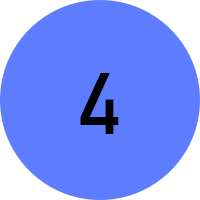
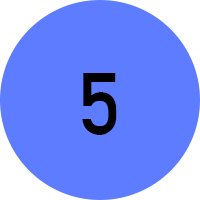
Two versions of the same layered image (w=200, h=200). Layer-by-layer changes:
renamed "4" to "5", painted on it over [80, 73, 119, 135]
